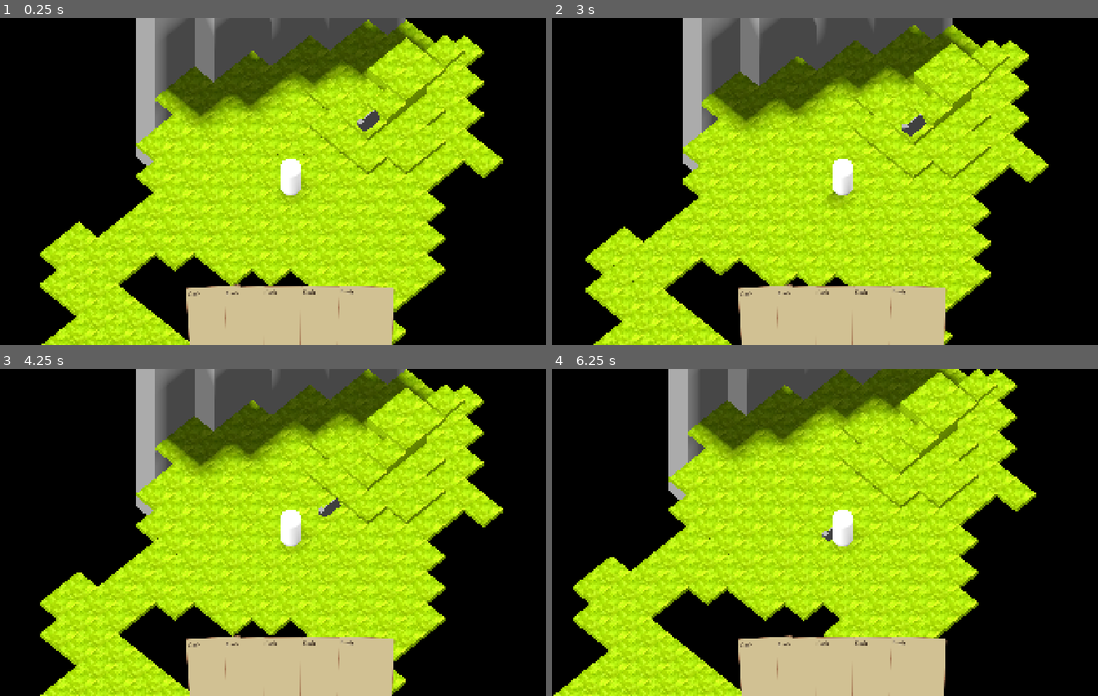
Above: before the commit, frames 1-4 (two rows, left to right).
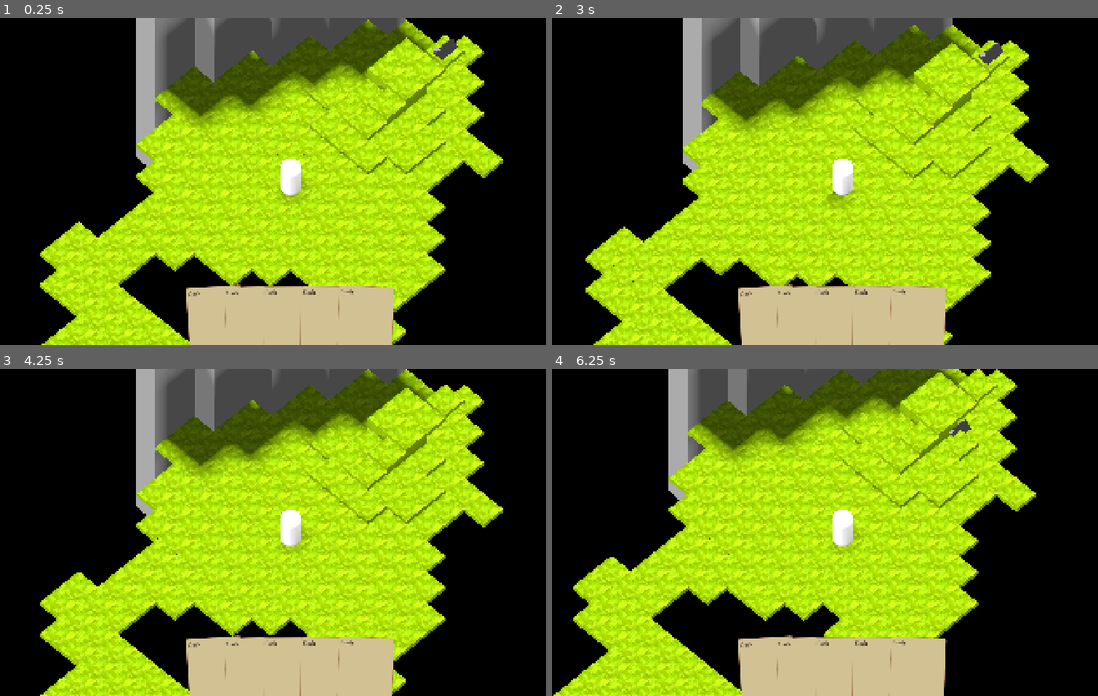
Above: after the commit, the same moments.

Repository: meelkor/veilways
Game: Godot game, scene res://prototype.tscn
Same seed, same stepped clock (60 frames per second), same inputs: the game is played once before the commit and once after it.
Inputs (mouse positions are in pixels of both pictures, inside the frame that each line leads up to):
- Up to frame 1 (0.25 s): no input
- Up to frame 2 (3 s): click (764, 318) at 0.52 s; click (764, 344) at 1.25 s; click (764, 318) at 2.02 s; tap Enter at 2.75 s; move the mouse to (972, 165) at 2.77 s; click (972, 165) at 2.92 s
- Up to frame 3 (4.25 s): move the mouse to (174, 548) at 3.52 s; click (174, 548) at 3.67 s
- Up to frame 4 (6.25 s): move the mouse to (901, 460) at 4.27 s; click (901, 460) at 4.42 s; tap Space at 5 s; move the mouse to (814, 597) at 5.02 s; click (814, 597) at 5.17 s; tap Enter at 5.75 s; move the mouse to (1016, 581) at 5.77 s; click (1016, 581) at 5.92 s

The runs differ from the first frame. In frame 1, 0.3% of the frame differs, in the area x 65-84%, y 6-35%; in frame 2, 0.3%, in the area x 64-83%, y 7-37%; in frame 3, 0.1%; in frame 4, 0.2%.

Commit message:
improve height computation

Diff:
--- a/lib/actor/actor.gd
+++ b/lib/actor/actor.gd
@@ -29,13 +29,21 @@
 
 
 func snap_y() -> void:
-	var game: Game = Utils.editor_find_game(self) if Engine.is_editor_hint() else Game.instance
-	var cells := game.overworld.grid_map.get_used_cells()
-	var max_y := -1000
-	for cell in cells:
-		if cell.x == coordinate.x and cell.z == coordinate.z:
-			max_y = maxi(cell.y, max_y)
-	position.y = (max_y if max_y > -1000 else 0) * 0.2 + 0.2
+	const DEF_Y := -1000
+	var game: Game = get_tree().edited_scene_root if Engine.is_editor_hint() else Game.instance
+	if game and game is Game:
+		var map := game.overworld.grid_map
+		var cells := map.get_used_cells()
+		var max_y := DEF_Y
+		for cell in cells:
+			if cell.x == coordinate.x and cell.z == coordinate.z:
+				max_y = maxi(cell.y, max_y)
+		if max_y > DEF_Y:
+			var cell_item := map.get_cell_item(Vector3i(coordinate.x, max_y, coordinate.z))
+			var mesh := map.mesh_library.get_item_mesh(cell_item)
+			position.y = max_y * 0.2 + mesh.get_aabb().size.y
+		else:
+			position.y = 0
 
 
 func _ready() -> void:
--- a/lib/game.gd
+++ b/lib/game.gd
@@ -91,6 +91,8 @@
 
 
 func _ready() -> void:
+	if Engine.is_editor_hint():
+		return
 	# todo: hand cards could access deck by itself via Game instance, but I
 	# want to have it reusable? Wrap into "GameUi"? Or move into Player?
 	hand_cards.deck = player.deck
@@ -109,6 +111,8 @@
 
 
 func _process(_delta: float) -> void:
+	if Engine.is_editor_hint():
+		return
 	if is_free() and player.movement_direction:
 		_do_player_action(PlayerAction.MOVE)
 
@@ -131,7 +135,6 @@
 ## todo: maybe move parts of this code into Overworld class
 func _try_move_in_direction(actor: Actor, direction: Vector3) -> bool:
 	var next_coord := actor.get_coordinate_in_direction(direction.x, direction.z)
-	prints(actor.position,actor.coordinate, next_coord)
 	# todo: calculate highest block y and cache, so we can check in case there
 	# is +3, also better access to grid_map
 	var next_y_plus2 := overworld.grid_map.get_cell_item(next_coord + Vector3i(0, 2, 0))
--- a/lib/utils.gd
+++ b/lib/utils.gd
@@ -4,9 +4,3 @@
 
 static func get_tile_key(pos: Vector3i) -> int:
 	return pos.z << 32 | pos.x
-
-
-static func editor_find_game(node: Node) -> Game:
-	while node and not node is Game:
-		node = node.get_parent()
-	return node
--- a/prototype.tscn
+++ b/prototype.tscn
@@ -33,7 +33,7 @@
 deck = SubResource("Resource_8y2k3")
 
 [node name="Critter" parent="." instance=ExtResource("2_bk8nm")]
-transform = Transform3D(-4.371139e-08, 0, 1, 0, 1, 0, -1, 0, -4.371139e-08, -3.5, 0.4, -0.5)
+transform = Transform3D(-4.371139e-08, 0, 1, 0, 1, 0, -1, 0, -4.371139e-08, -7.5, 1, -0.5)
 
 [node name="Overworld" type="Node3D" parent="." node_paths=PackedStringArray("grid_map")]
 script = ExtResource("1_883nb")
